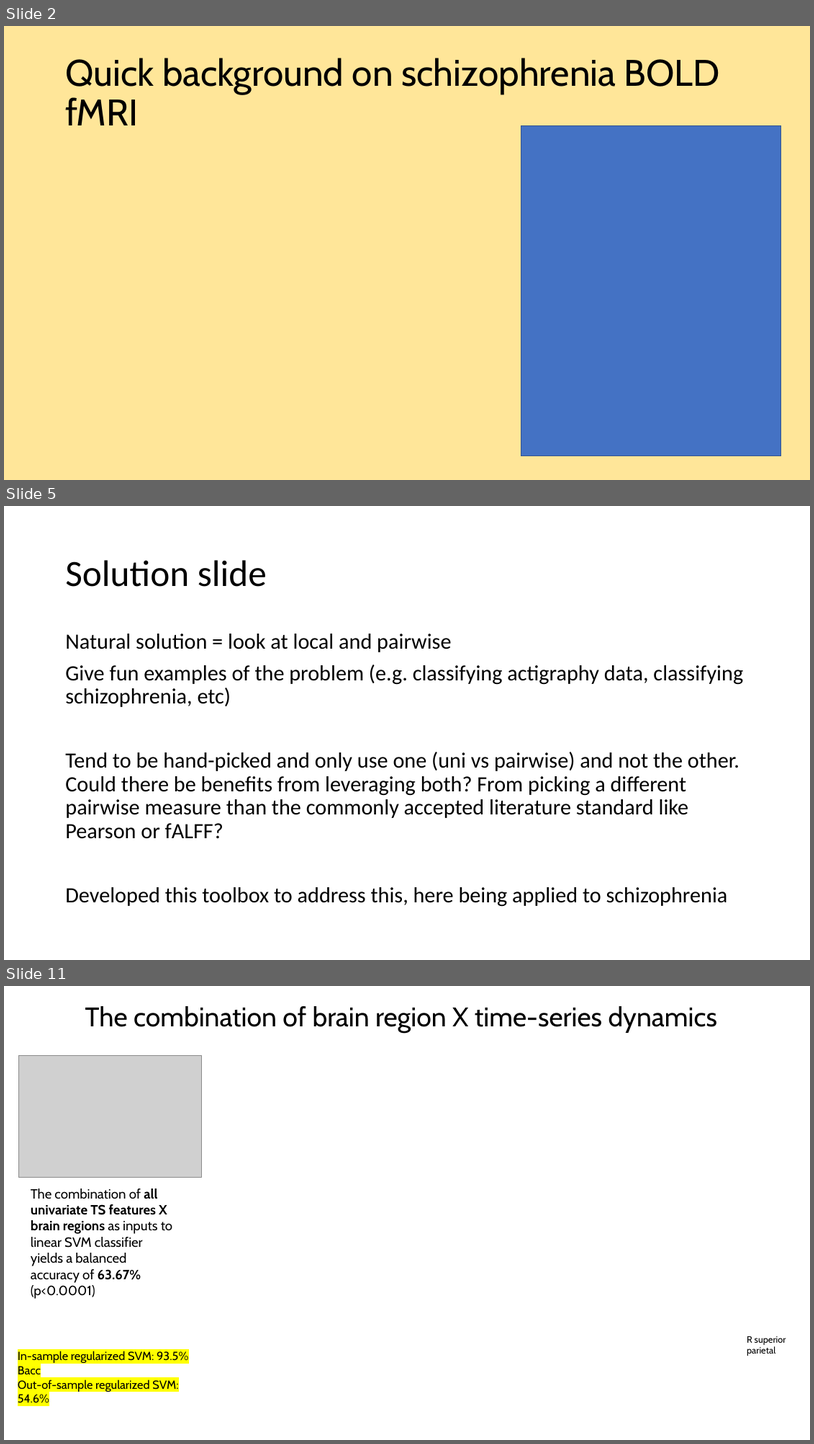
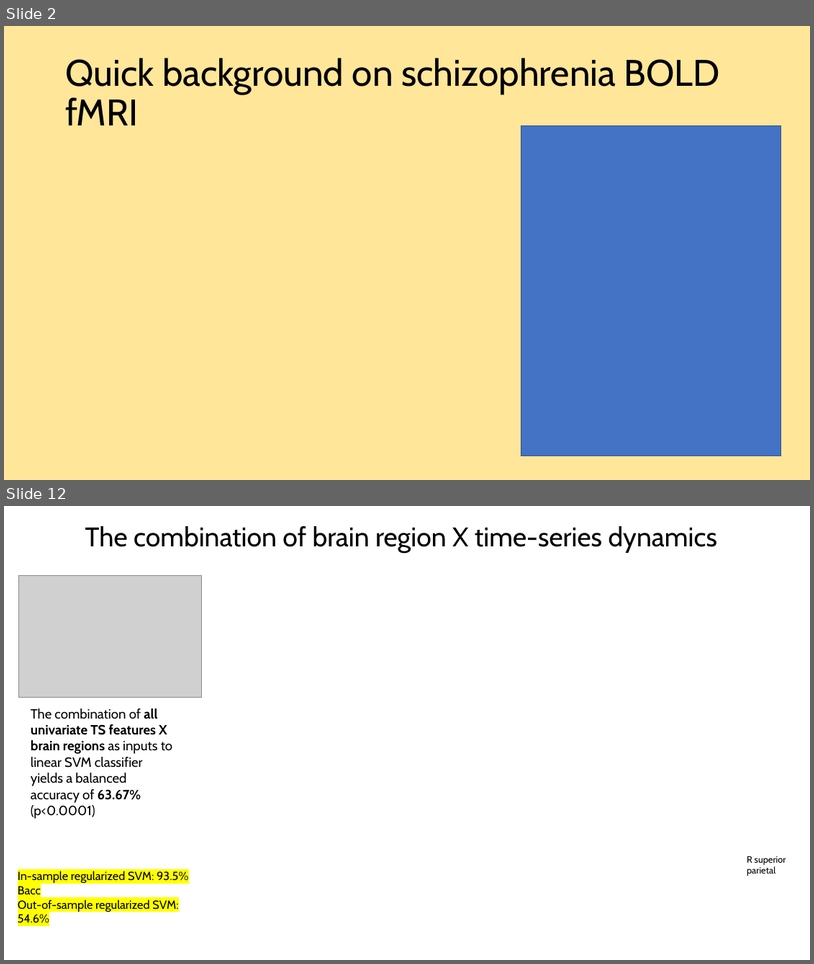
Before and after one commit to anniegbryant/CNS_2022, a slide deck: schizophrenia_classification_workshop/Workshop_Talk.pptx. Shown one above the other, each under a label of ours: slides 2, 5 and 11 before the commit, slides 2 and 12 after it; the slides between them are not shown. The pictures are 814x1444 and 814x964 pixels, drawn with LibreOffice and Linux fonts; fonts in the diff are those of the drawing; grey boxes stand for pictures. Boxes give left, top, right and bottom in pixels: in the first picture for what was removed or moved away, otherwise in the second. Text is boxed around its words. In the diff, an @@ line names an element or a change of style, - is before the commit and + after.

```diff
--- a/schizophrenia_classification_workshop/Workshop_Talk.pptx
+++ b/schizophrenia_classification_workshop/Workshop_Talk.pptx
@@ slide 5 removed at [4, 506, 810, 960], background #FFFFFF @@
@@ title removed at [65, 560, 267, 587] @@
-Solution slide
@@ text removed at [65, 633, 743, 906] @@
-Natural solution = look at local and pairwise
-Give fun examples of the problem (e.g. classifying actigraphy data, classifying schizophrenia, etc)
-Tend to be hand-picked and only use one (uni vs pairwise) and not the other. Could there be benefits from leveraging both? From picking a different pairwise measure than the commonly accepted literature standard like Pearson or fALFF?
-Developed this toolbox to address this, here being applied to schizophrenia
@@ what was slide 11 is now slide 12 @@
```
Also in this commit, not shown: 7 slides changed, 4 slides added, 2 other slides removed, 8 other files.
